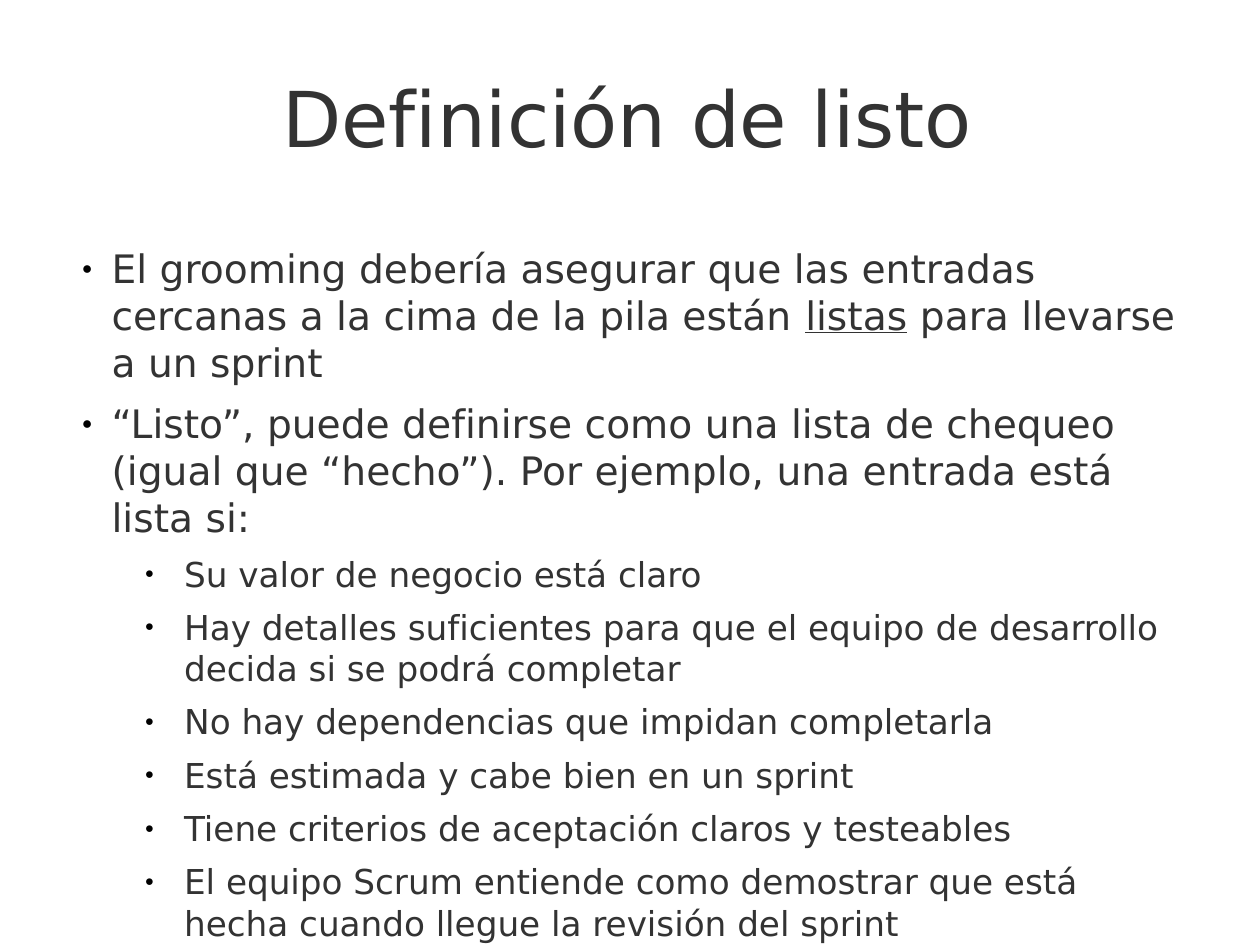
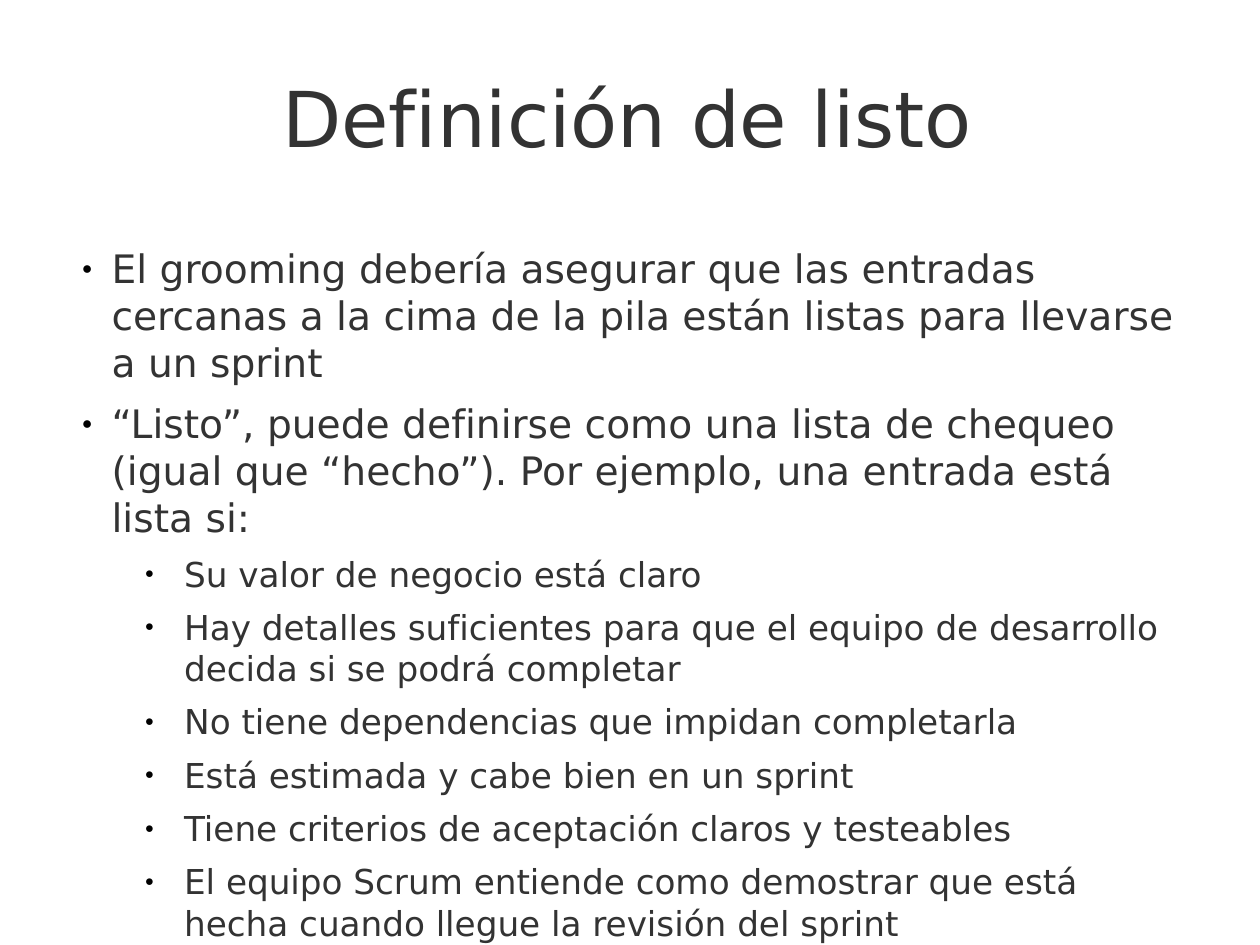
Before and after one commit to UNIZAR-30248-GeProSoft/scrum-slides, a slide deck: slide 16 of 7i_GPS-S05-Scrum-PilaDelProducto.odp. Drawn at 1260x945 pixels with LibreOffice and Linux fonts; fonts in the diff are those of the drawing; background and template pictures are left out. Boxes give left, top, right and bottom in pixels: in the first picture for what was removed or moved away, otherwise in the second. Text is boxed around its words. In the diff, an @@ line names an element or a change of style, - is before the commit and + after.

```diff
--- a/7i_GPS-S05-Scrum-PilaDelProducto.odp
+++ b/7i_GPS-S05-Scrum-PilaDelProducto.odp
@@ text at (112, 251, 1174, 385): underline off in "listas" @@
@@ text at (184, 708, 1017, 741): text changed @@
-  ● No hay dependencias que impidan completarla
+  ● No tiene dependencias que impidan completarla
```
Also in this commit, not shown: 24 other slides changed, 2 slides added, 1 other file.
